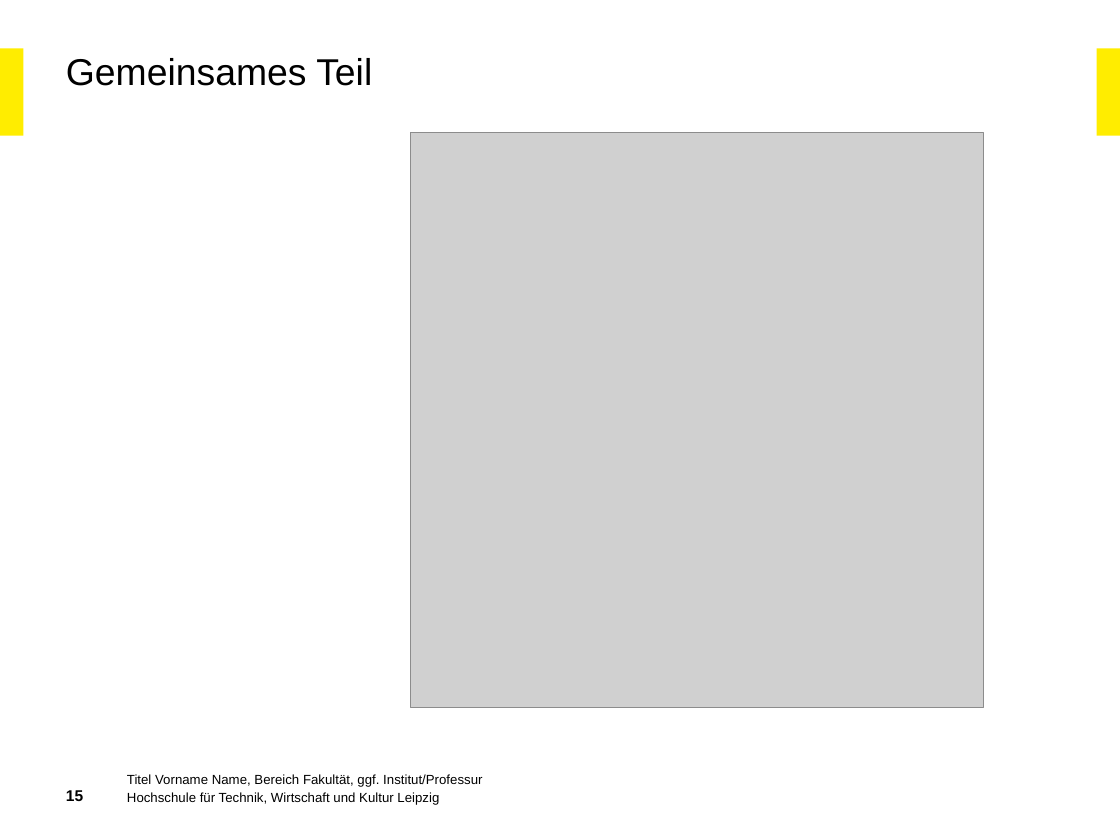
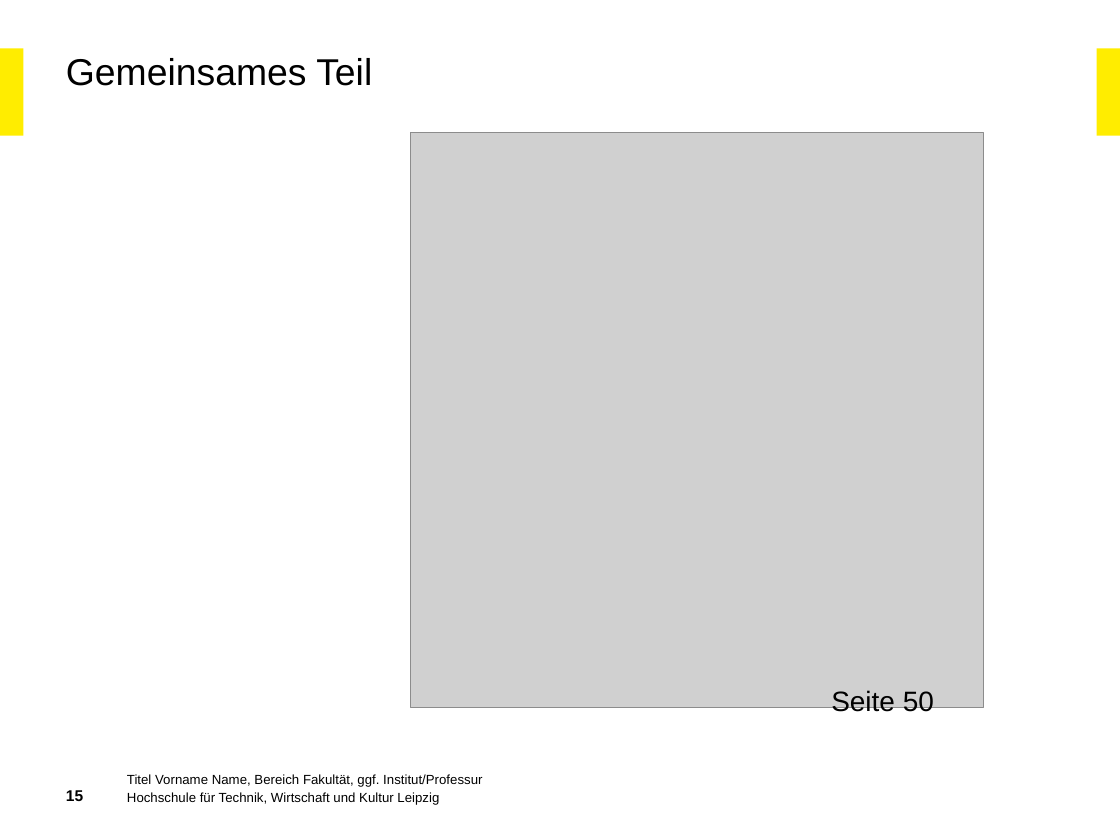
Before and after one commit to IvanAgibalov97/Praxisbericht, a slide deck: slide 15 of Architektur eines OCPP-Servers.pptx. Drawn at 1120x840 pixels with LibreOffice and Linux fonts; fonts in the diff are those of the drawing; grey boxes stand for pictures; background and template pictures are left out. Boxes give left, top, right and bottom in pixels: in the first picture for what was removed or moved away, otherwise in the second. Text is boxed around its words. In the diff, an @@ line names an element or a change of style, - is before the commit and + after.

```diff
--- a/Architektur eines OCPP-Servers.pptx
+++ b/Architektur eines OCPP-Servers.pptx
@@ text added at <box>831,690,934,717</box>, 18 pt, text #000000 @@
+Seite 50
```
Also in this commit, not shown: 15 other slides changed, 2 slides added, 1 slide removed.
